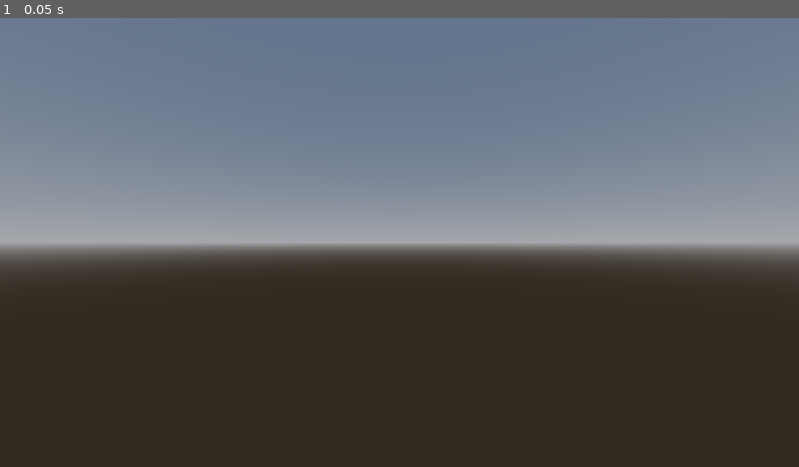
Above: before the commit, frame 1.
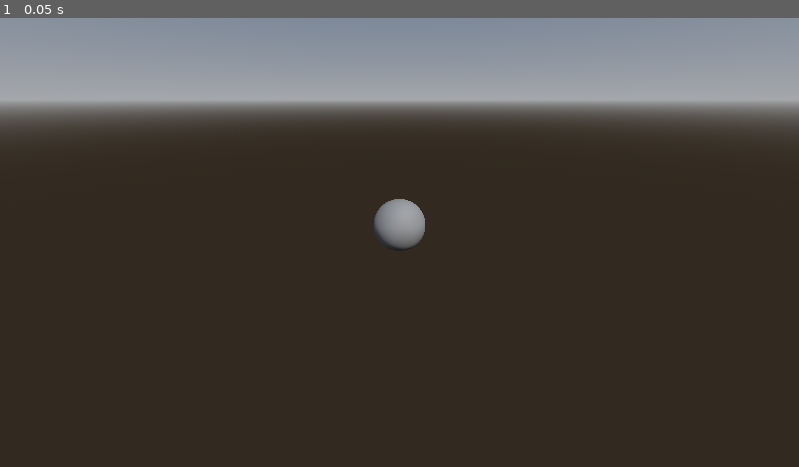
Above: after the commit, the same moment.

Repository: PortalGolem/mountBaba
Game: Godot game, scene res://src/Managers/Scenes/main.tscn
The game is run twice, just before and just after one commit, with the same random seed, the same clock (stepped at 60 frames per second) and the same inputs.
Inputs:
- Up to frame 1 (0.05 s): no input

The runs differ from the first frame. In frame 1, 54% of the frame differs, in the area x 0-100%, y 0-57%.

Commit message:
Started player controller

Diff:
--- a/src/Levels/main_scene.tscn
+++ b/src/Levels/main_scene.tscn
@@ -1,6 +1,6 @@
 [gd_scene format=3 uid="uid://b3t7nvdg2ttek"]
 
-[ext_resource type="PackedScene" uid="uid://wvmmqsjaj2lq" path="res://src/Player/player_spawn.tscn" id="1_5p7f2"]
+[ext_resource type="PackedScene" uid="uid://wvmmqsjaj2lq" path="res://src/Objects/Scenes/player_spawn.tscn" id="1_5p7f2"]
 
 [sub_resource type="ProceduralSkyMaterial" id="ProceduralSkyMaterial_k1yvp"]
 
--- a/src/Player/player_spawn.tscn
+++ b/src/Objects/Scenes/player_spawn.tscn
@@ -1,6 +1,6 @@
 [gd_scene format=3 uid="uid://wvmmqsjaj2lq"]
 
-[ext_resource type="Script" uid="uid://dxoqvdiucgefo" path="res://src/Player/player_spawn.gd" id="1_vw7uu"]
+[ext_resource type="Script" uid="uid://dxoqvdiucgefo" path="res://src/Objects/Scripts/player_spawn.gd" id="1_vw7uu"]
 
 [node name="PlayerSpawn" type="Marker3D" unique_id=2131250721 groups=["player_spawn"]]
 script = ExtResource("1_vw7uu")
--- a/src/Player/Player.tscn
+++ b/src/Player/Player.tscn
@@ -1,5 +1,17 @@
 [gd_scene format=3 uid="uid://cvsbe2c0hrfuu"]
 
-[node name="Player" type="Node3D" unique_id=643348812]
+[sub_resource type="SphereShape3D" id="SphereShape3D_37okk"]
+
+[sub_resource type="SphereMesh" id="SphereMesh_fo3dt"]
+
+[node name="Player" type="AnimatableBody3D" unique_id=1943398813]
 
 [node name="Camera3D" type="Camera3D" parent="." unique_id=709165447]
+transform = Transform3D(1, 0, 0, 0, 0.89885354, 0.43824914, 0, -0.43824914, 0.89885354, 0, 2.1726086, 5.2239075)
+current = true
+
+[node name="CollisionShape3D" type="CollisionShape3D" parent="." unique_id=1608289382]
+shape = SubResource("SphereShape3D_37okk")
+
+[node name="MeshInstance3D" type="MeshInstance3D" parent="." unique_id=828673457]
+mesh = SubResource("SphereMesh_fo3dt")
Not shown, changed: icon.svg.import
Renamed: src/Player/player_spawn.gd -> src/Objects/Scripts/player_spawn.gd
Renamed: src/Player/player_spawn.gd.uid -> src/Objects/Scripts/player_spawn.gd.uid
